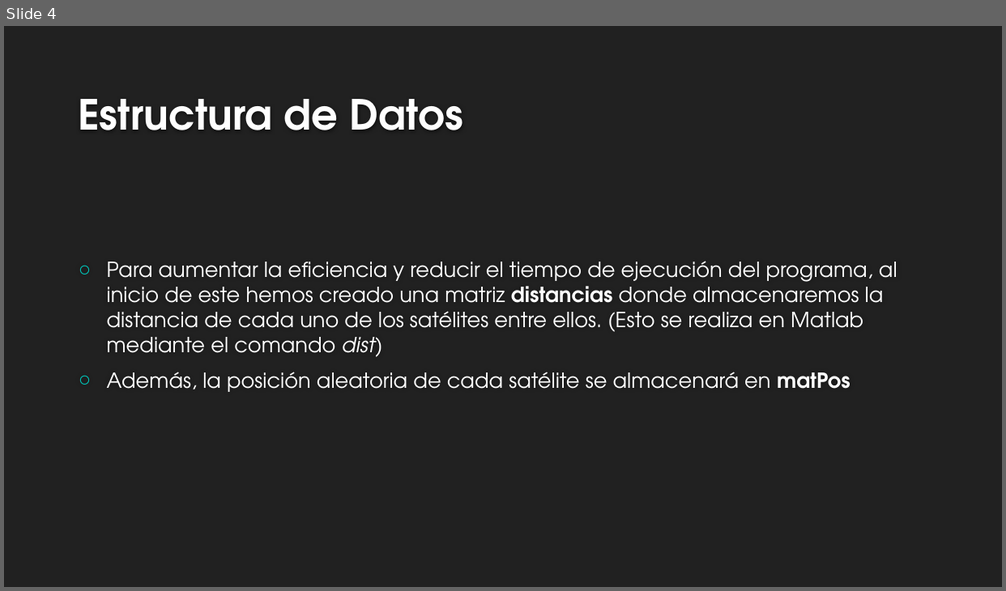
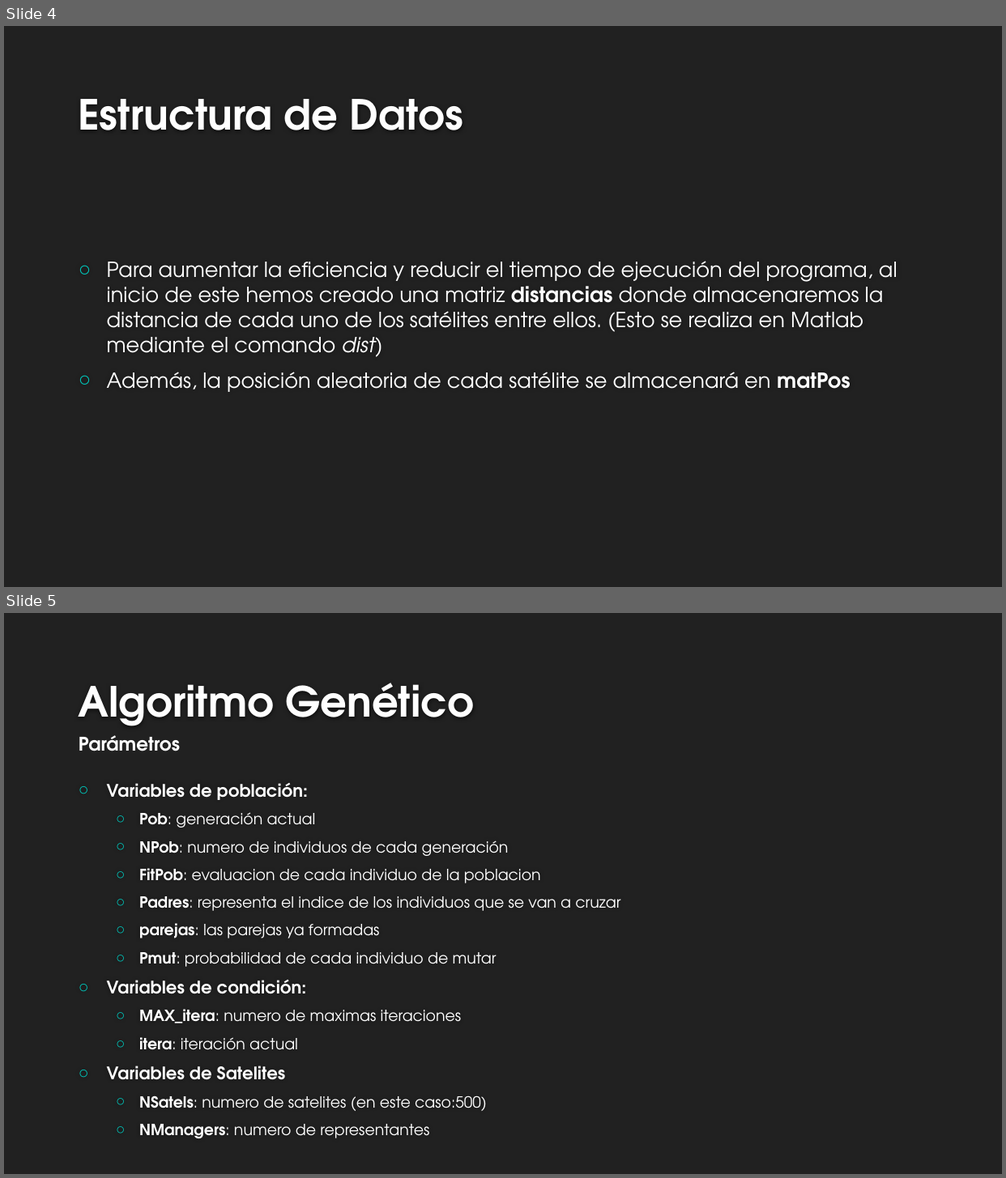
Before and after one commit to rafaroman18/SatellitesIS, a slide deck: TrabajoSI.pptx. Shown one above the other, each under a label of ours: slide 4 before the commit, slides 4 and 5 after it. The pictures are 1006x591 and 1006x1178 pixels, drawn with LibreOffice and Linux fonts; fonts in the diff are those of the drawing; background and template pictures are left out. Boxes give left, top, right and bottom in pixels: in the first picture for what was removed or moved away, otherwise in the second. Text is boxed around its words. In the diff, an @@ line names an element or a change of style, - is before the commit and + after.

```diff
--- a/TrabajoSI.pptx
+++ b/TrabajoSI.pptx
@@ slide 5 added at bbox=[4, 613, 1002, 1174], background #212121 @@
@@ title added at bbox=[78, 683, 475, 726], 40 pt, text #FEFEFE, bold @@
+Algoritmo Genético
@@ text added at bbox=[79, 735, 180, 752], 18 pt, text #FFFFFF, bold @@
+Parámetros
@@ text added at bbox=[107, 783, 620, 1139], 14.8 pt, text #FFFFFF @@
+○ Variables de población:
+  ○ Pob: generación actual
+  ○ NPob: numero de individuos de cada generación
+  ○ FitPob: evaluacion de cada individuo de la poblacion
+  ○ Padres: representa el indice de los individuos que se van a cruzar
+  ○ parejas: las parejas ya formadas
+  ○ Pmut: probabilidad de cada individuo de mutar
+○ Variables de condición:
+  ○ MAX_itera: numero de maximas iteraciones
+  ○ itera: iteración actual
+○ Variables de Satelites
+  ○ NSatels: numero de satelites (en este caso:500)
+  ○ NManagers: numero de representantes
```
Also in this commit, not shown: 2 slides changed, 7 other slides added.
